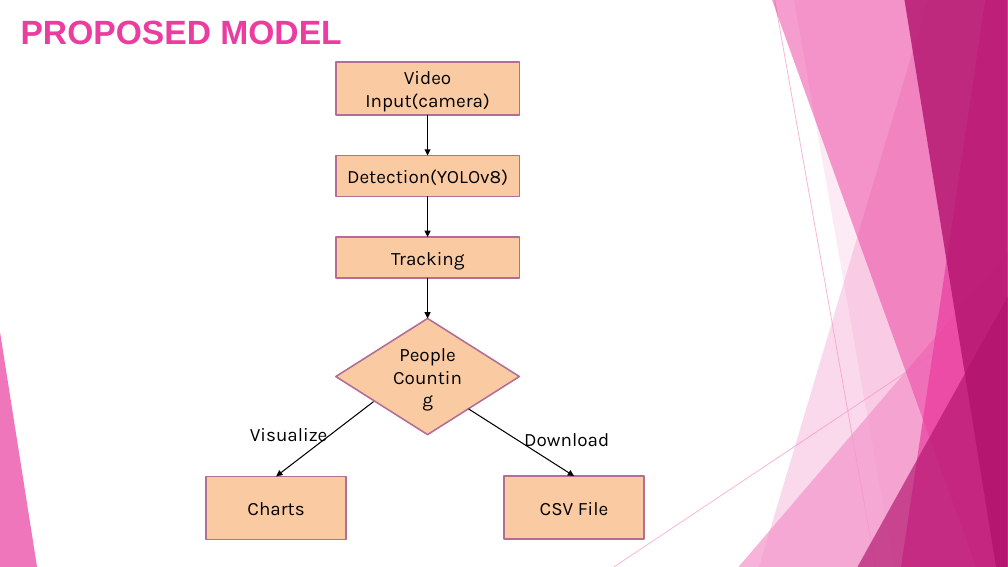
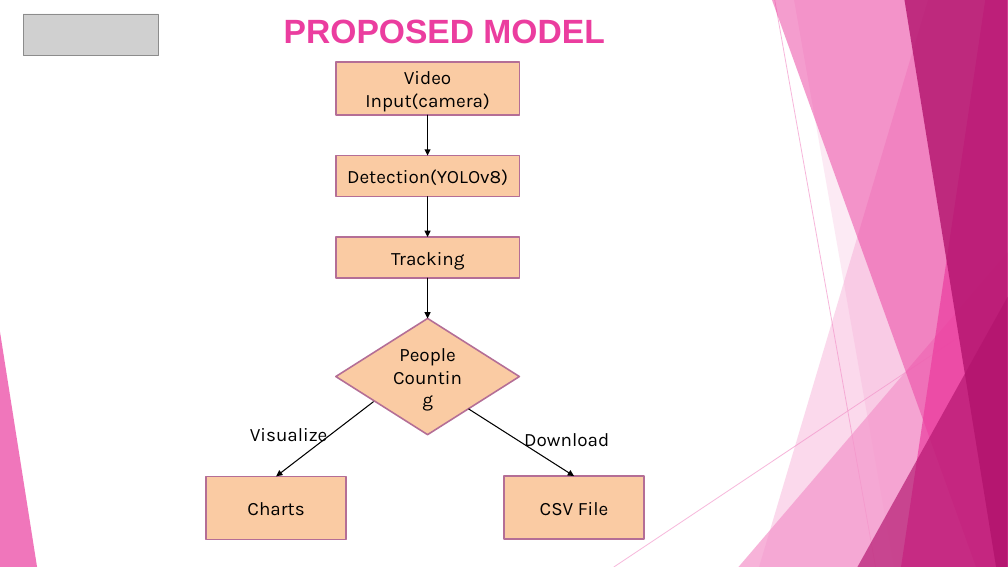
Before and after one commit to ShantaAngadageri/Infosys_Crowdcount_October2025_Shanta_Angadageri, a slide deck: slide 6 of crowd_count_ppt (2).pptx. Drawn at 1008x567 pixels with LibreOffice and Linux fonts; fonts in the diff are those of the drawing; grey boxes stand for pictures. Boxes give left, top, right and bottom in pixels: in the first picture for what was removed or moved away, otherwise in the second. Text is boxed around its words. In the diff, an @@ line names an element or a change of style, - is before the commit and + after.

```diff
--- a/crowd_count_ppt (2).pptx
+++ b/crowd_count_ppt (2).pptx
@@ picture added at (23, 14, 159, 55) @@
@@ title "PROPOSED MODEL": place and size @@
-title "PROPOSED MODEL" at (21, 20, 341, 45)
+title "PROPOSED MODEL" at (284, 19, 604, 44)
```
Also in this commit, not shown: 16 other slides changed, 1 slide removed, 1 other file.
